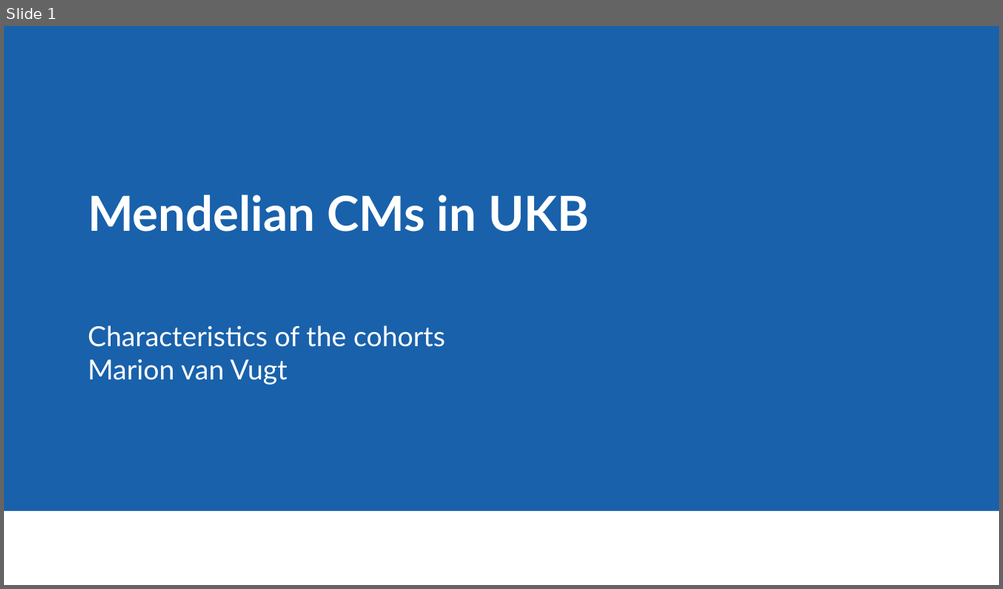
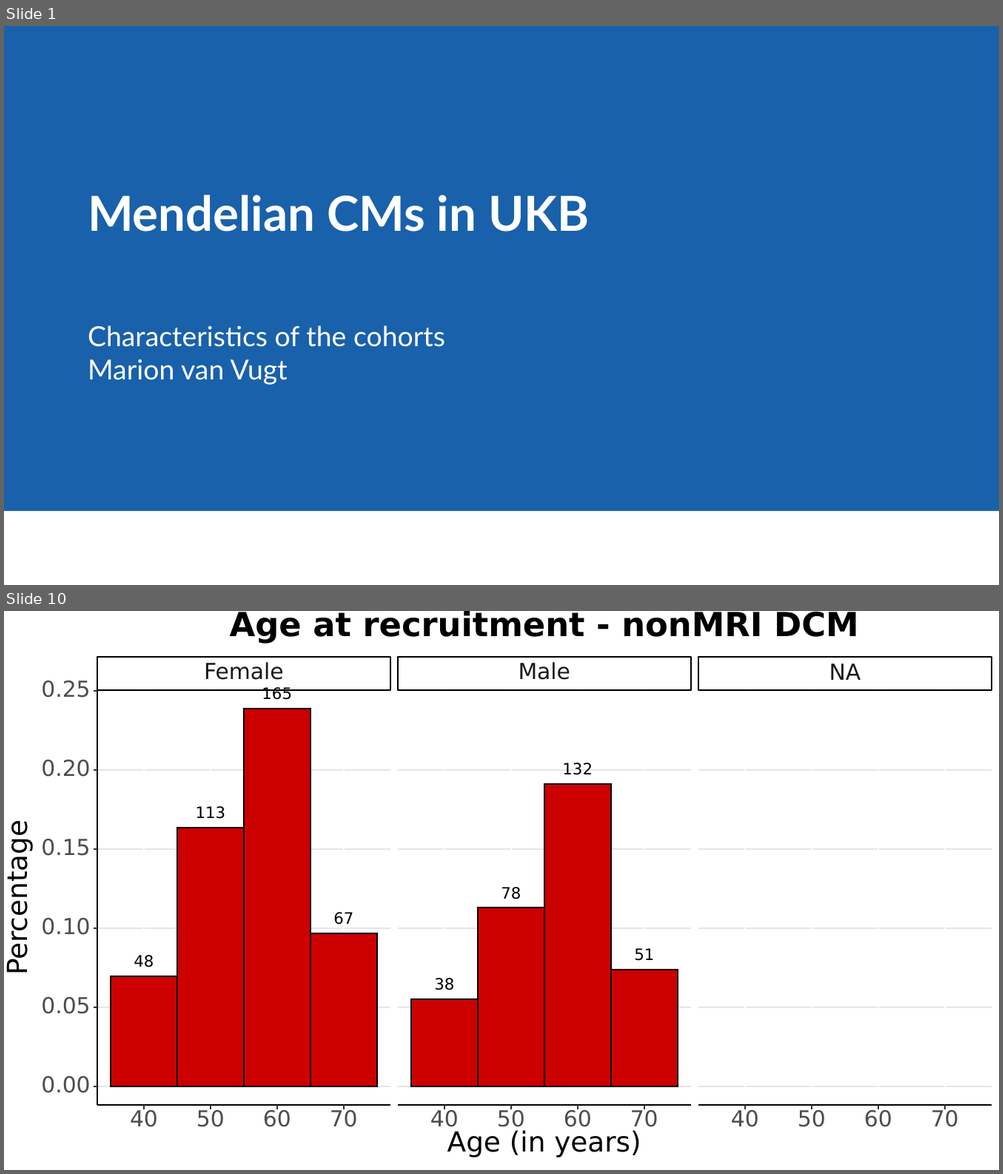
Before and after one commit to CirculatoryHealth/Inherited-cardiomyopathies, a slide deck: results/figures/UKB_MCM_Summary.pptx. Shown one above the other, each under a label of ours: slide 1 before the commit, slides 1 and 10 after it; the slides between them are not shown. The pictures are 1003x589 and 1003x1174 pixels, drawn with LibreOffice and Linux fonts; fonts in the diff are those of the drawing; background and template pictures are left out. Boxes give left, top, right and bottom in pixels: in the first picture for what was removed or moved away, otherwise in the second. Text is boxed around its words. In the diff, an @@ line names an element or a change of style, - is before the commit and + after.

```diff
--- a/results/figures/UKB_MCM_Summary.pptx
+++ b/results/figures/UKB_MCM_Summary.pptx
@@ slide 10 added at (x1=4, y1=611, x2=999, y2=1170), background #FFFFFF @@
@@ rectangle added at (x1=4, y1=621, x2=999, y2=633), fill #0082CA @@
@@ rectangle added at (x1=4, y1=611, x2=999, y2=621), fill #1961AB @@
@@ group added at (x1=4, y1=611, x2=999, y2=1170): 82 freeform shapes, 32 texts, 12 rectangles @@
+48
+113
+165
+67
+38
+78
+132
+51
+Female
+Male
+NA
+40
+50
+60
+70
+40
+50
+60
+70
+40
+50
+60
+70
+0.00
+0.05
+0.10
+0.15
+0.20
+0.25
+Age (in years)
+Percentage
+Age at recruitment - nonMRI DCM
```
Also in this commit, not shown: 14 other slides added, 1 other file.
